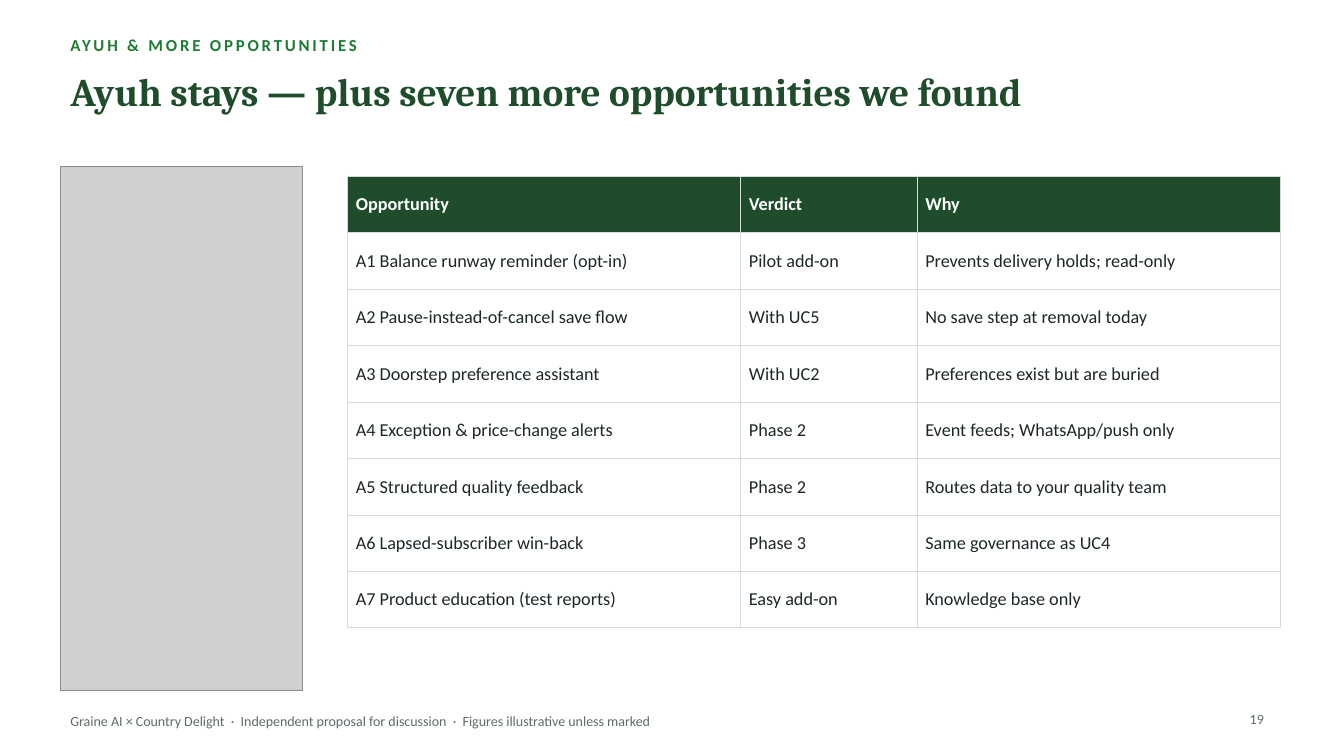
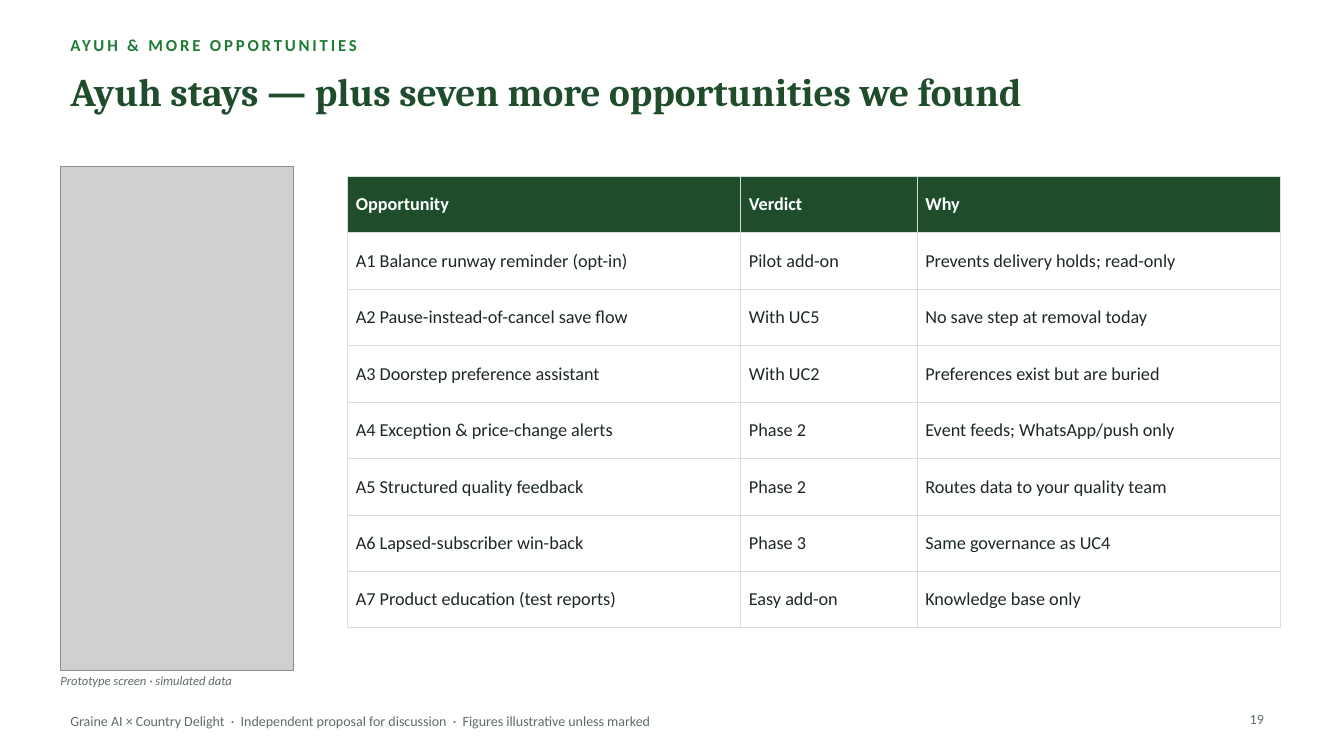
Before and after one commit to radishna07-ats/Country-Delight-Prototype, a slide deck: slide 19 of 07_Sales_Enablement/CountryDelight_Sales_Deck.pptx. Drawn at 1344x756 pixels with LibreOffice and Linux fonts; fonts in the diff are those of the drawing; grey boxes stand for pictures. Boxes give left, top, right and bottom in pixels: in the first picture for what was removed or moved away, otherwise in the second. Text is boxed around its words. In the diff, an @@ line names an element or a change of style, - is before the commit and + after.

```diff
--- a/07_Sales_Enablement/CountryDelight_Sales_Deck.pptx
+++ b/07_Sales_Enablement/CountryDelight_Sales_Deck.pptx
@@ picture: place and size @@
-picture at box(60, 166, 302, 691)
+picture at box(60, 166, 293, 670)
@@ text added at box(60, 676, 231, 687), 9 pt, text #5E6E63, italic @@
+Prototype screen · simulated data
```
Also in this commit, not shown: 7 other slides changed, 11 other files.
